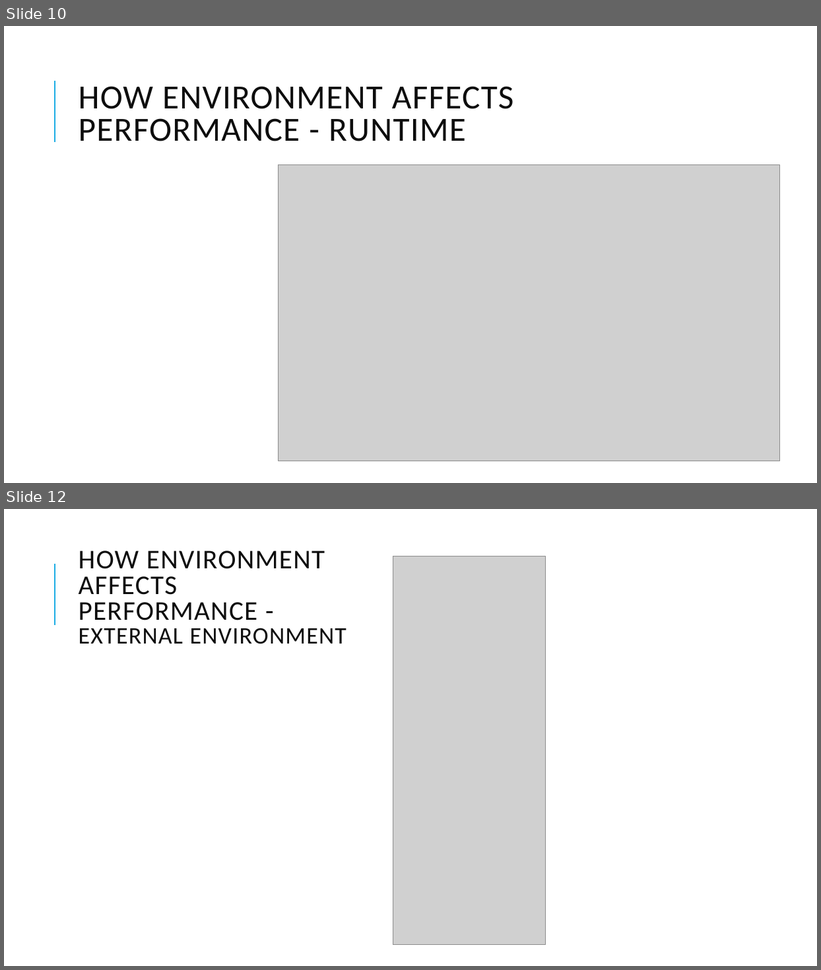
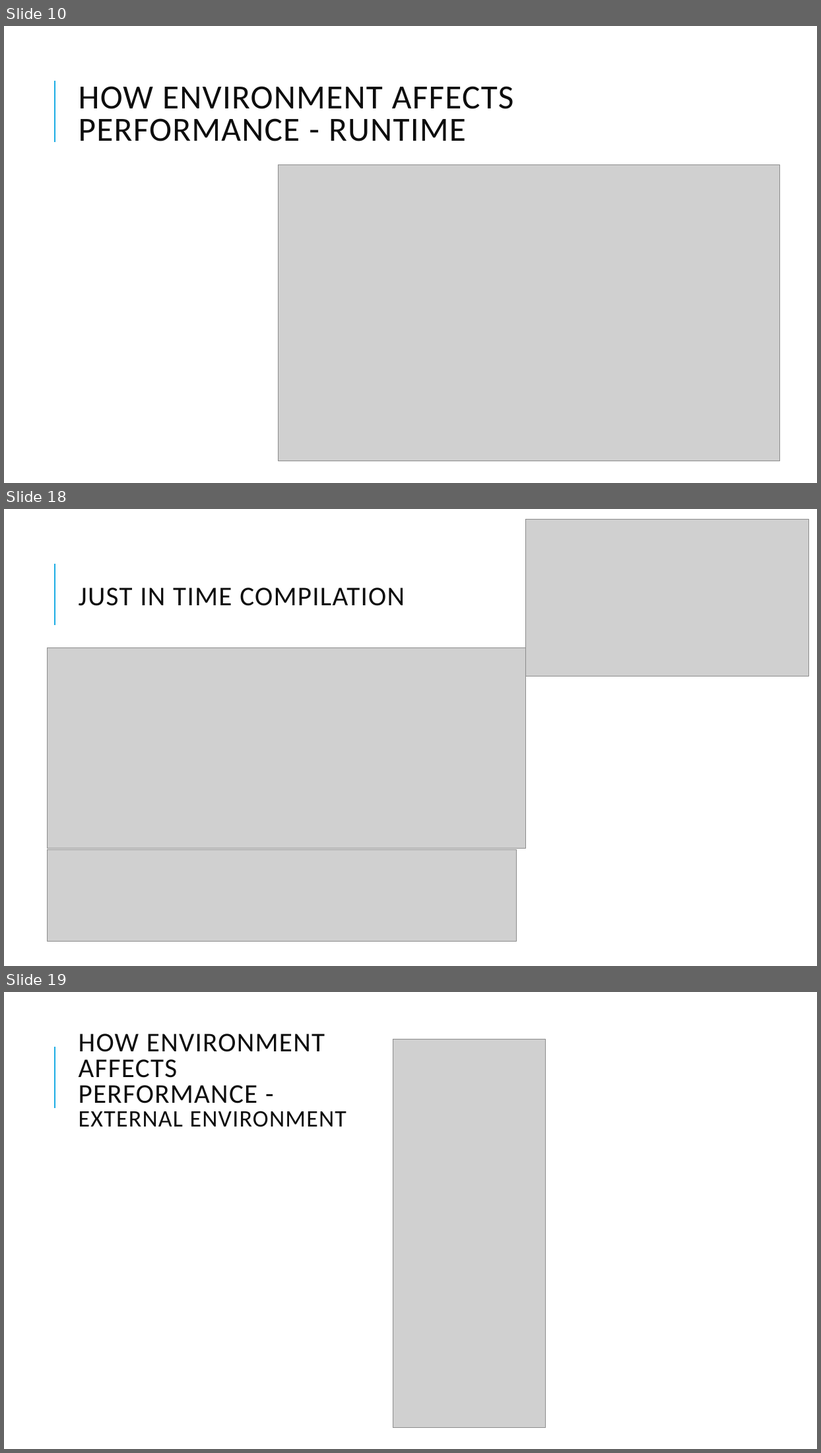
Before and after one commit to sheltertake/dotbench-workshop, a slide deck: intro.pptx. Shown one above the other, each under a label of ours: slides 10 and 12 before the commit, slides 10, 18 and 19 after it; the slides between them are not shown. The pictures are 821x970 and 821x1453 pixels, drawn with LibreOffice and Linux fonts; fonts in the diff are those of the drawing; grey boxes stand for pictures. Boxes give left, top, right and bottom in pixels: in the first picture for what was removed or moved away, otherwise in the second. Text is boxed around its words. In the diff, an @@ line names an element or a change of style, - is before the commit and + after.

```diff
--- a/intro.pptx
+++ b/intro.pptx
@@ slide 18 added at <box>4,509,817,966</box>, background #FFFFFF; not listed: 1 template element that a slide beside it also shows @@
@@ picture added at <box>525,520,809,677</box> @@
@@ title added at <box>79,588,405,606</box>, 32 pt, text #0D0D0D @@
+JUST IN TIME COMPILATION
@@ picture added at <box>48,648,525,848</box> @@
@@ picture added at <box>48,850,516,941</box> @@
@@ what was slide 12 is now slide 19 @@
```
Also in this commit, not shown: 4 slides changed, 7 other slides added, 5 other files.
